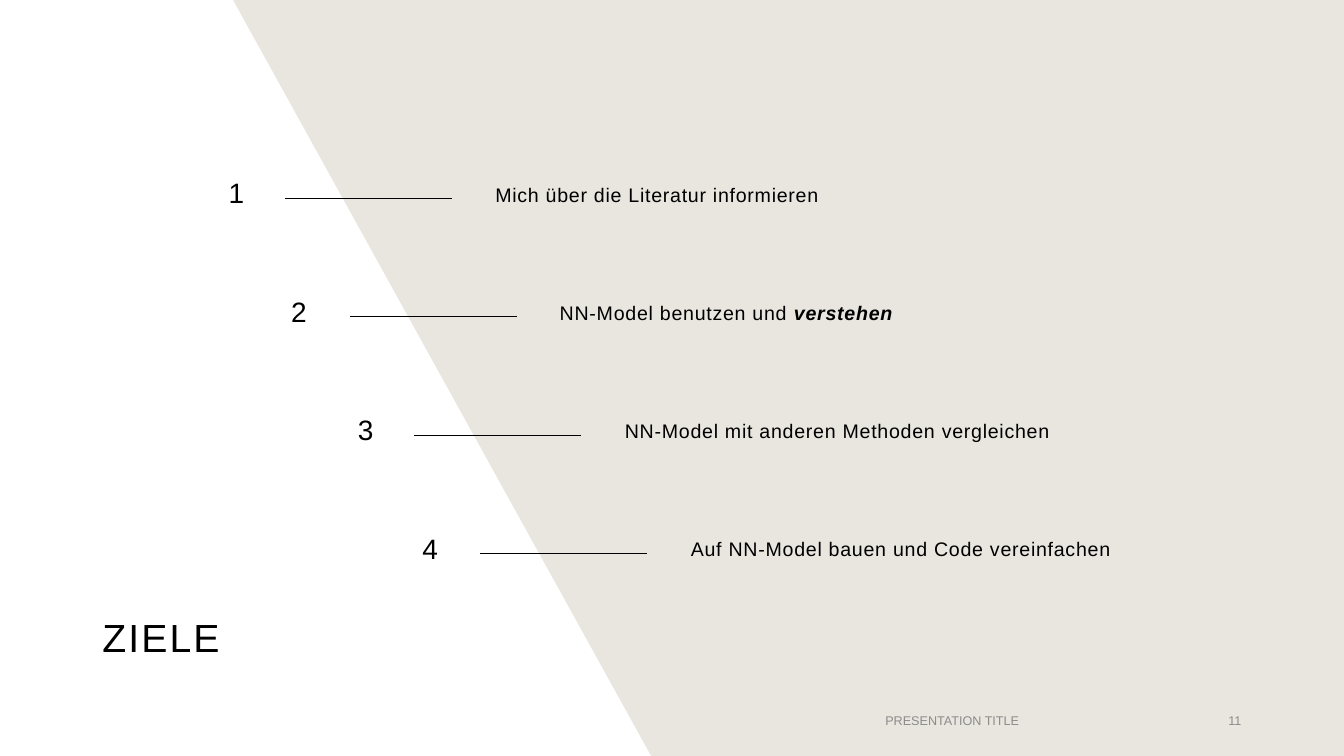
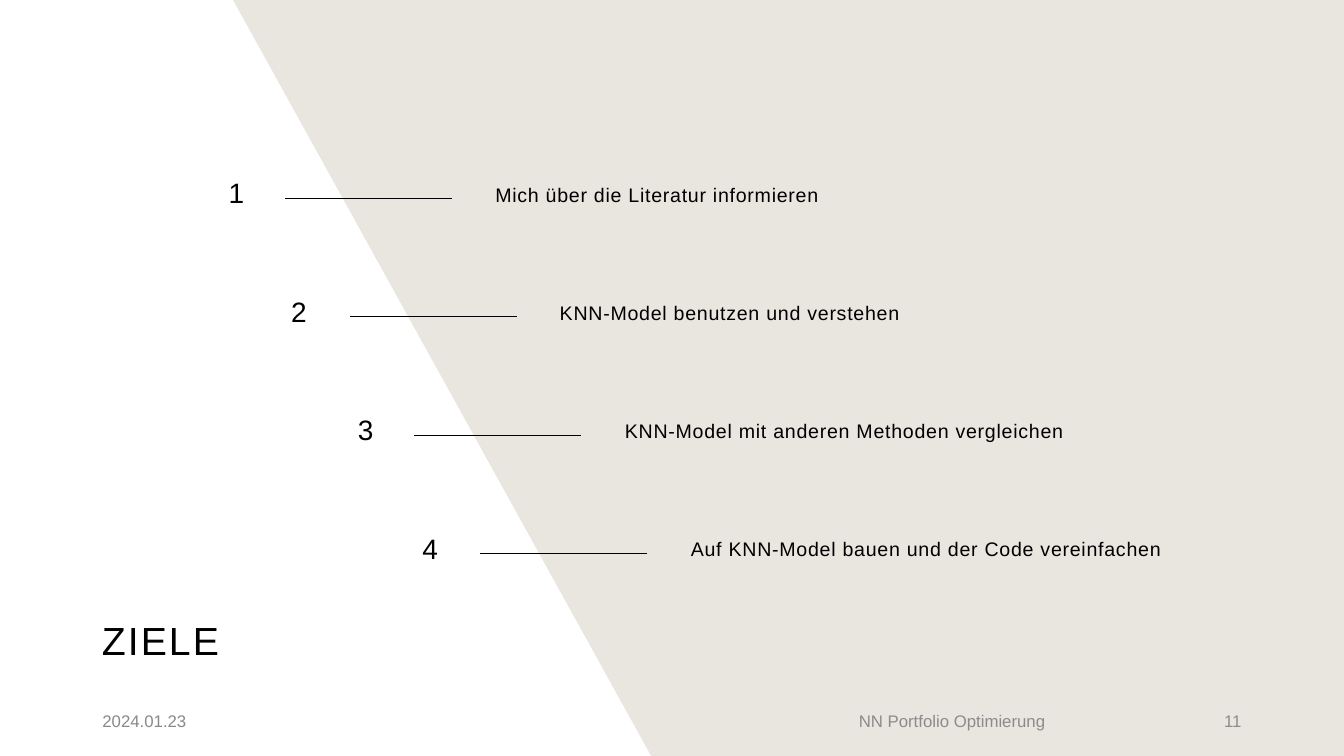
Before and after one commit to p-spohr/NN-Portfolio-Optimizer, a slide deck: slide 11 of Präsentation/pspohr - SLIFI Abschlusspräsentation 23Jan2024.pptx. Drawn at 1344x756 pixels with LibreOffice and Linux fonts; fonts in the diff are those of the drawing. Boxes give left, top, right and bottom in pixels: in the first picture for what was removed or moved away, otherwise in the second. Text is boxed around its words. In the diff, an @@ line names an element or a change of style, - is before the commit and + after.

Commit message:
füge Methode Slides hinzu und schreibe Literverzeichnis

```diff
--- a/Präsentation/pspohr - SLIFI Abschlusspräsentation 23Jan2024.pptx
+++ b/Präsentation/pspohr - SLIFI Abschlusspräsentation 23Jan2024.pptx
@@ text at (560, 305, 899, 321): text changed @@
-NN-Model benutzen und verstehen
+KNN-Model benutzen und verstehen
@@ text at (625, 423, 1063, 442): text changed @@
-NN-Model mit anderen Methoden vergleichen
+KNN-Model mit anderen Methoden vergleichen
@@ text at (691, 541, 1160, 557): text changed @@
-Auf NN-Model bauen und Code vereinfachen
+Auf KNN-Model bauen und der Code vereinfachen
@@ text added at (102, 715, 186, 727), 12 pt, text #898989 @@
+2024.01.23
@@ text at (859, 715, 1045, 731): text changed; size 9 to 12 pt @@
-PRESENTATION TITLE
+NN Portfolio Optimierung
@@ page number at (1224, 715, 1241, 727): size 9 to 12 pt @@
```
Also in this commit, not shown: 11 other slides changed, 14 slides added, 4 slides removed, 1 other file.
